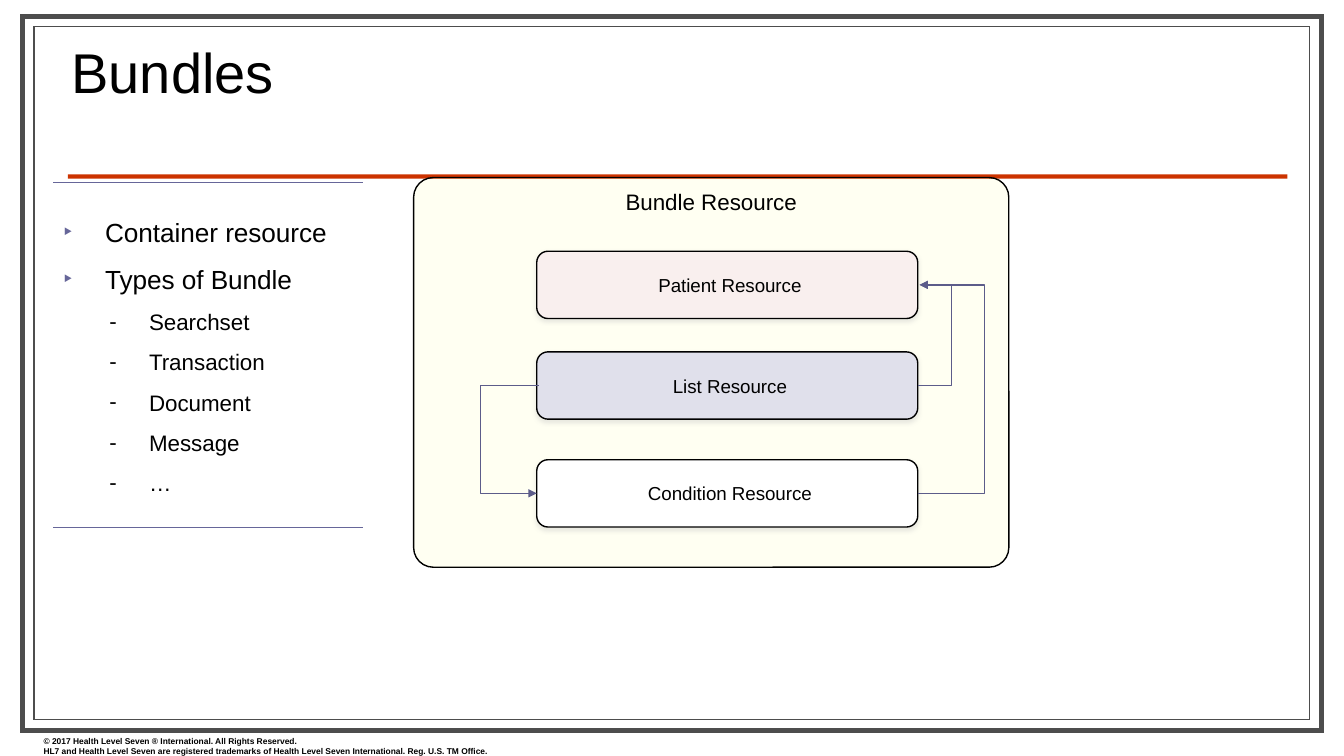
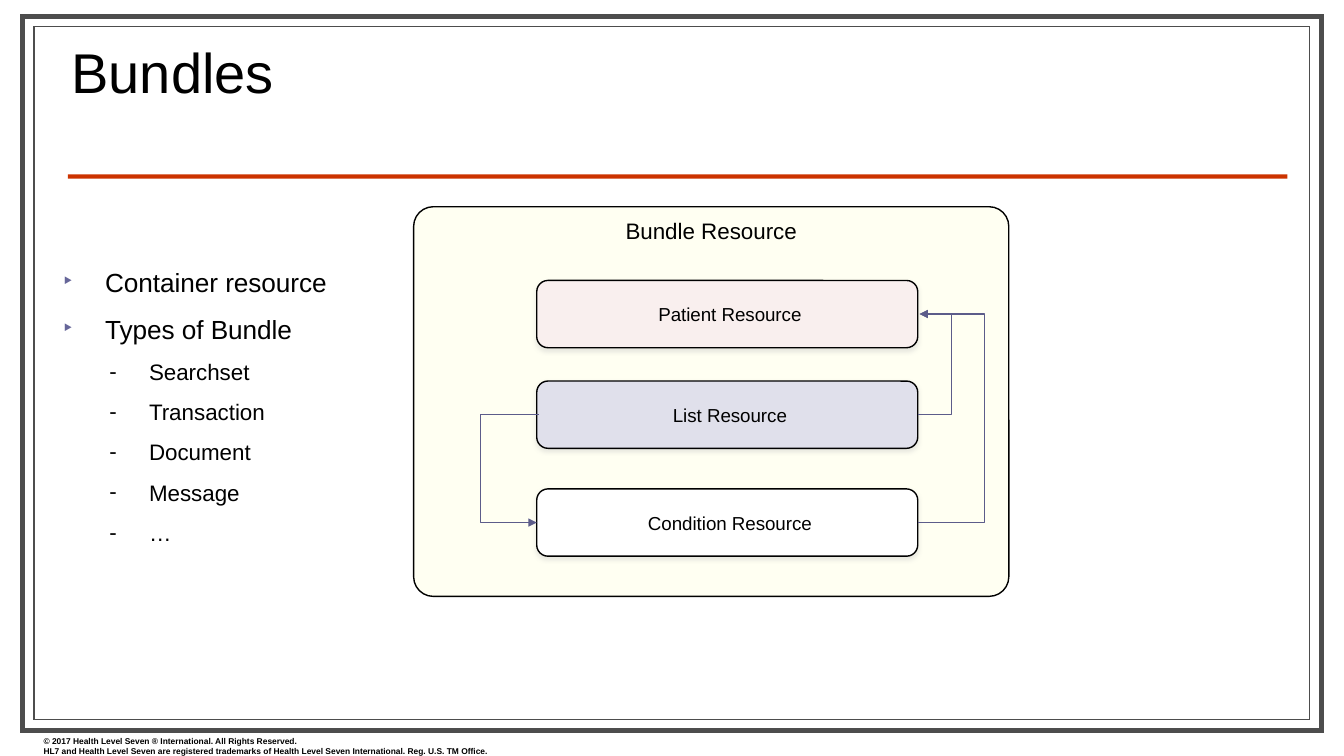
Before and after one commit to FHIR/documents, a slide deck: slide 49 of presentations/2018-01 Tutorials/Jan2018_FHIR for Clinicians.pptx (slide 51 before the commit). Drawn at 1344x756 pixels with LibreOffice and Linux fonts; fonts in the diff are those of the drawing; background and template pictures are left out. Boxes give left, top, right and bottom in pixels: in the first picture for what was removed or moved away, otherwise in the second. Text is boxed around its words. In the diff, an @@ line names an element or a change of style, - is before the commit and + after.

```diff
--- a/presentations/2018-01 Tutorials/Jan2018_FHIR for Clinicians.pptx
+++ b/presentations/2018-01 Tutorials/Jan2018_FHIR for Clinicians.pptx
@@ line removed from (53, 181) to (363, 181) @@
@@ text "Container resource": place and size @@
-text "Container resource" at [105,223,326,456]
+text "Container resource" at [105,273,326,506]
@@ 4 rounded rectangles, 3 elbow arrows: place and size @@
-4 rounded rectangles, 3 elbow arrows at [413,177,1008,568]
+4 rounded rectangles, 3 elbow arrows at [413,207,1008,597]
@@ line removed from (53, 527) to (363, 527) @@
```
Also in this commit, not shown: 9 other slides changed, 3 slides added, 3 slides removed.
